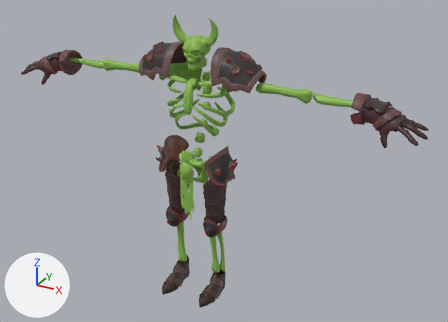
Before and after pictures for a commit that changed the FBX model Packages/com.agni.lutha/Lutha_RIG.fbx.
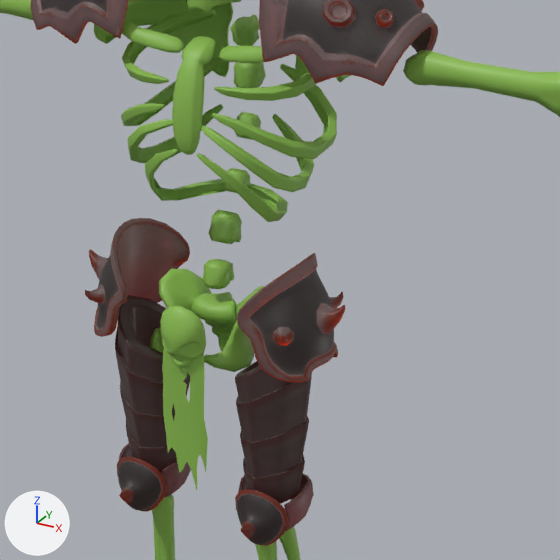
Each version is shown whole from a camera (50 mm lens) standing at (1.94, -3.19, 2.57) and looking at (0.16, 0.04, 0.95), then close up on the part from 29% to 68% of the width and 21% to 75% of the height. Every picture has the same lights, and +X, +Y and +Z are marked at lower left. The last two pictures show the newer version. Where no turn or scale is listed for an object, it has been applied to the vertices.

In view in the first close-up: 'Armor', 'Skeleton'.
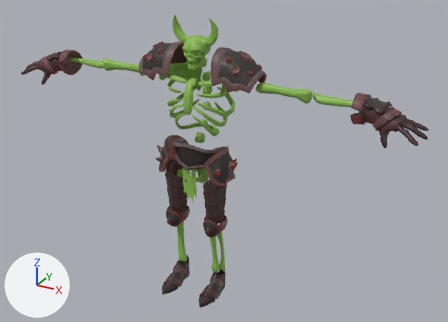
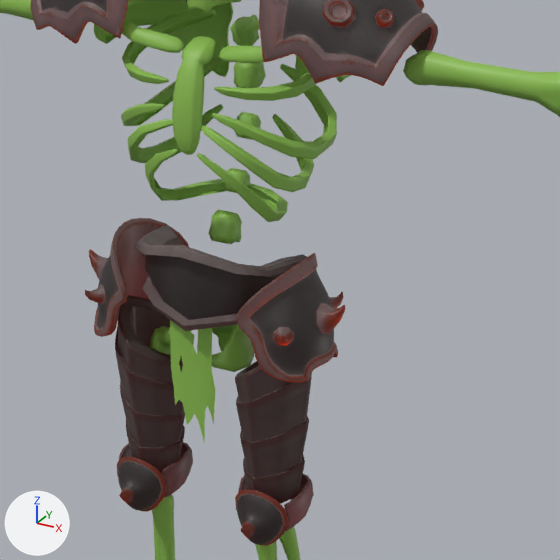
Where the newer file only moved an object's origin or applied its transform, the numbers keep the older frame.

The change, as a list of edits to the scene's bpy script:
```text
Change me_mesh_041:
    used by ob_armor; location = (0.0, 0.0, 0.0)
    remove me_mesh_041.from_pydata(...)  # 11708 vertices, 11826 faces; spans x -1.42..1.42, y -0.28..0.18, z 0.0..1.69
    add me_mesh_041.from_pydata(...)  # 11850 vertices, 11956 faces; spans x -1.42..1.42, y -0.28..0.18, z 0.0..1.69
    me_mesh_041 part 5: a new loose piece of 142 vertices spanning x -0.18..0.19, y -0.18..0.04, z 0.93..1.12, in mat_armor
Change me_mesh_045:
    used by ob_skeleton; location = (0.0, 0.0, 0.0)
    remove me_mesh_045.from_pydata(...)  # 7612 vertices, 7244 faces; spans x -1.09..1.09, y -0.2..0.18, z 0.13..1.88
    add me_mesh_045.from_pydata(...)  # 7200 vertices, 6889 faces; spans x -1.09..1.09, y -0.15..0.18, z 0.13..1.88
    me_mesh_045 part 1: the loose piece of 137 vertices spanning x -0.05..0.05, y -0.17..-0.16, z 0.58..0.9 is moved by (0.0, 0.03, 0.09)
    me_mesh_045 part 2: the loose piece of 338 vertices spanning x -0.05..0.05, y -0.2..-0.16, z 0.86..0.99 is deleted
    me_mesh_045 part 3: the loose piece of 25 vertices spanning x -0.01..0.01, y -0.19..-0.18, z 0.87..0.89 is deleted
    me_mesh_045 part 4: the loose piece of 20 vertices spanning x 0.0..0.04, y -0.2..-0.17, z 0.89..0.93 is deleted
    other edits to the shape of me_mesh_045 do not show in these pictures
```

Boxes [x1, y1, x2, y2] around the edits, measured in the close-ups (560 x 560 px; the box of a moved part takes in the faces that stretch with it):
part 1 of me_mesh_045, moved or reshaped: before [162, 349, 208, 490]; after [170, 320, 215, 442]
part 2 of me_mesh_045, deleted (green): before [160, 306, 206, 368]
part 3 of me_mesh_045, deleted: before [173, 354, 185, 362]
part 4 of me_mesh_045, deleted: before [179, 342, 200, 355]
part 5 of me_mesh_041, added: after [135, 225, 307, 331]
